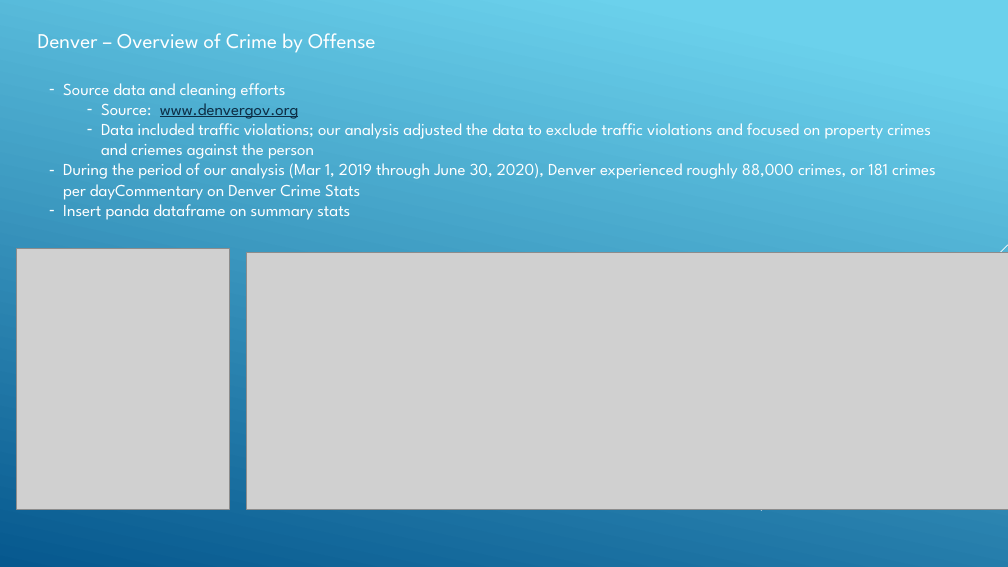
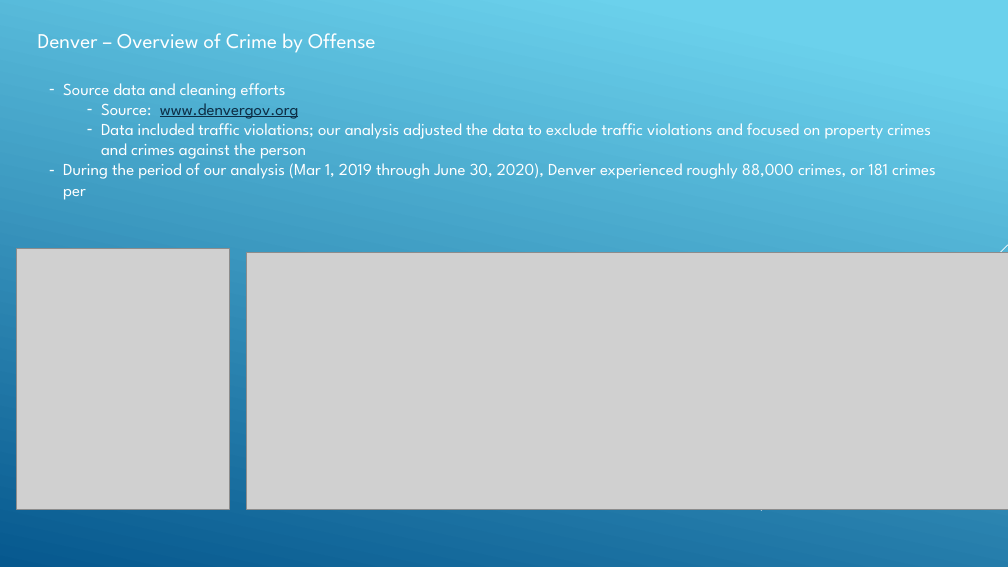
Before and after one commit to angelabanko/Project_1, a slide deck: slide 13 of Draft Presentation.pptx. Drawn at 1008x567 pixels with LibreOffice and Linux fonts; fonts in the diff are those of the drawing; grey boxes stand for pictures. Boxes give left, top, right and bottom in pixels: in the first picture for what was removed or moved away, otherwise in the second. Text is boxed around its words. In the diff, an @@ line names an element or a change of style, - is before the commit and + after.

```diff
--- a/Draft Presentation.pptx
+++ b/Draft Presentation.pptx
@@ text at (x1=63, y1=118, x2=936, y2=200): text changed @@
-  – Data included traffic violations; our analysis adjusted the data to exclude traffic violations and focused on property crimes and criemes against the person
-– During the period of our analysis (Mar 1, 2019 through June 30, 2020), Denver experienced roughly 88,000 crimes, or 181 crimes per dayCommentary on Denver Crime Stats
-– Insert panda dataframe on summary stats
+  – Data included traffic violations; our analysis adjusted the data to exclude traffic violations and focused on property crimes and crimes against the person
+– During the period of our analysis (Mar 1, 2019 through June 30, 2020), Denver experienced roughly 88,000 crimes, or 181 crimes per
```
Also in this commit, not shown: 8 other slides changed.
